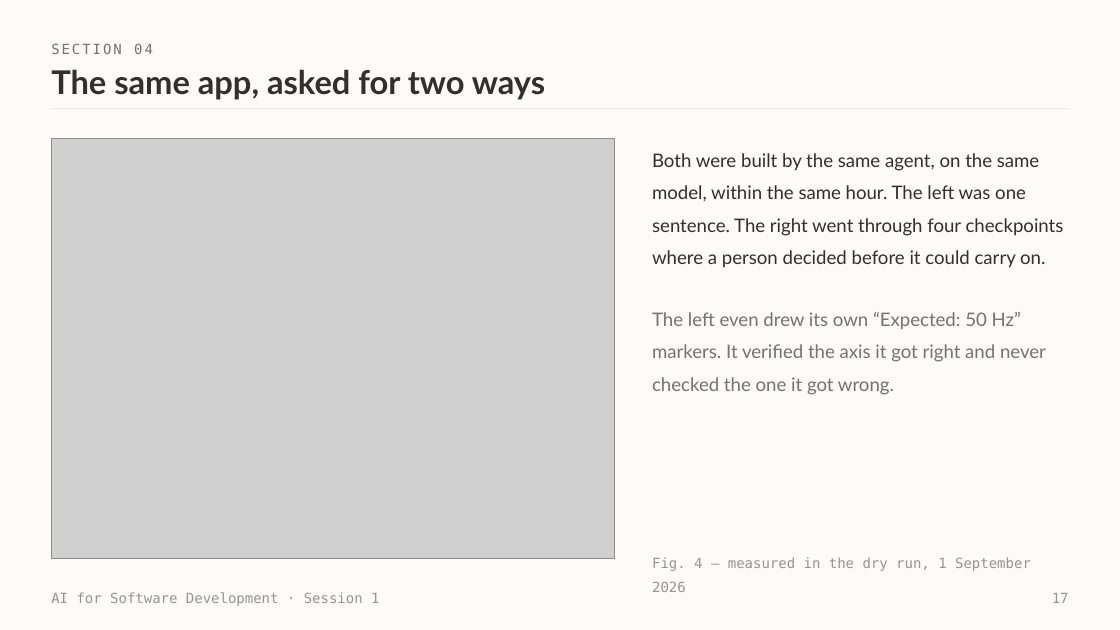
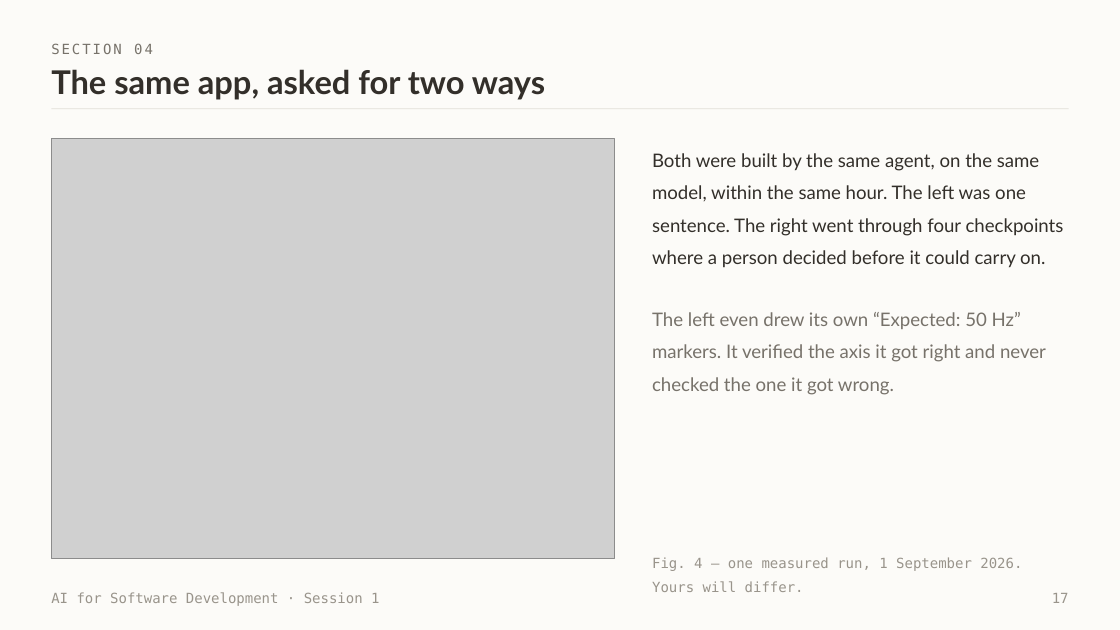
Before and after one commit to witchapong/ai-for-software-dev, a slide deck: slide 17 of slides/Session 1 - Meet Your Agent.pptx. Drawn at 1120x630 pixels with LibreOffice and Linux fonts; fonts in the diff are those of the drawing; grey boxes stand for pictures. Boxes give left, top, right and bottom in pixels: in the first picture for what was removed or moved away, otherwise in the second. Text is boxed around its words. In the diff, an @@ line names an element or a change of style, - is before the commit and + after.

```diff
--- a/slides/Session 1 - Meet Your Agent.pptx
+++ b/slides/Session 1 - Meet Your Agent.pptx
@@ text at (652,557,1022,592): text changed @@
-Fig. 4 — measured in the dry run, 1 September 2026
+Fig. 4 — one measured run, 1 September 2026. Yours will differ.
```
Also in this commit, not shown: 1 other file.
